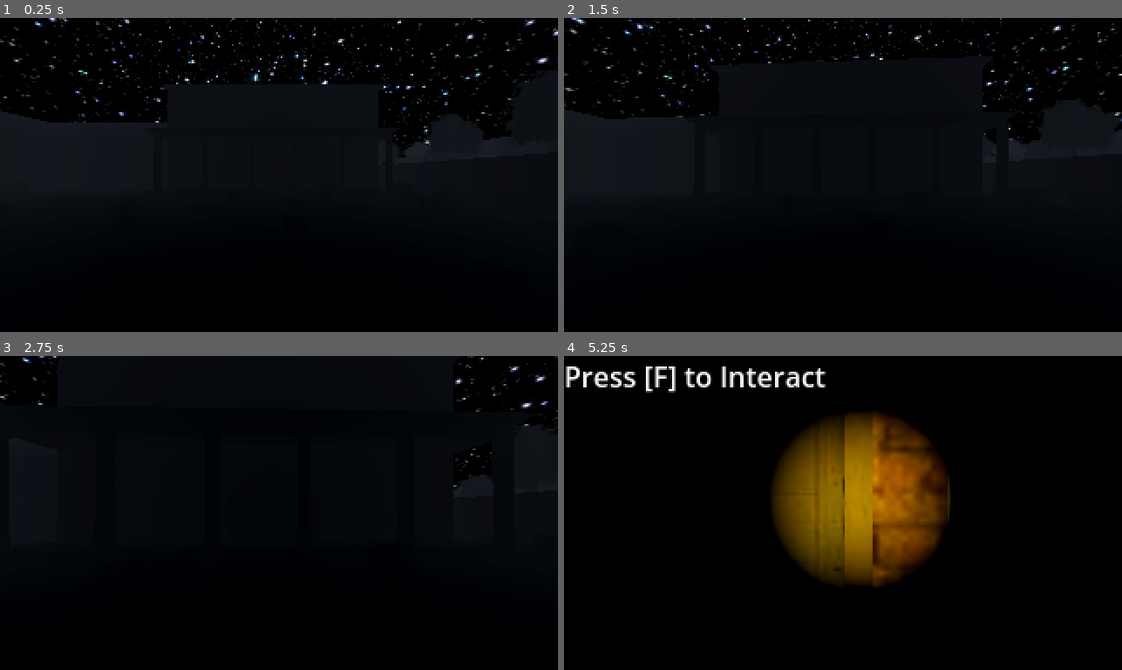
Above: before the commit, frames 1-4 (two rows, left to right).
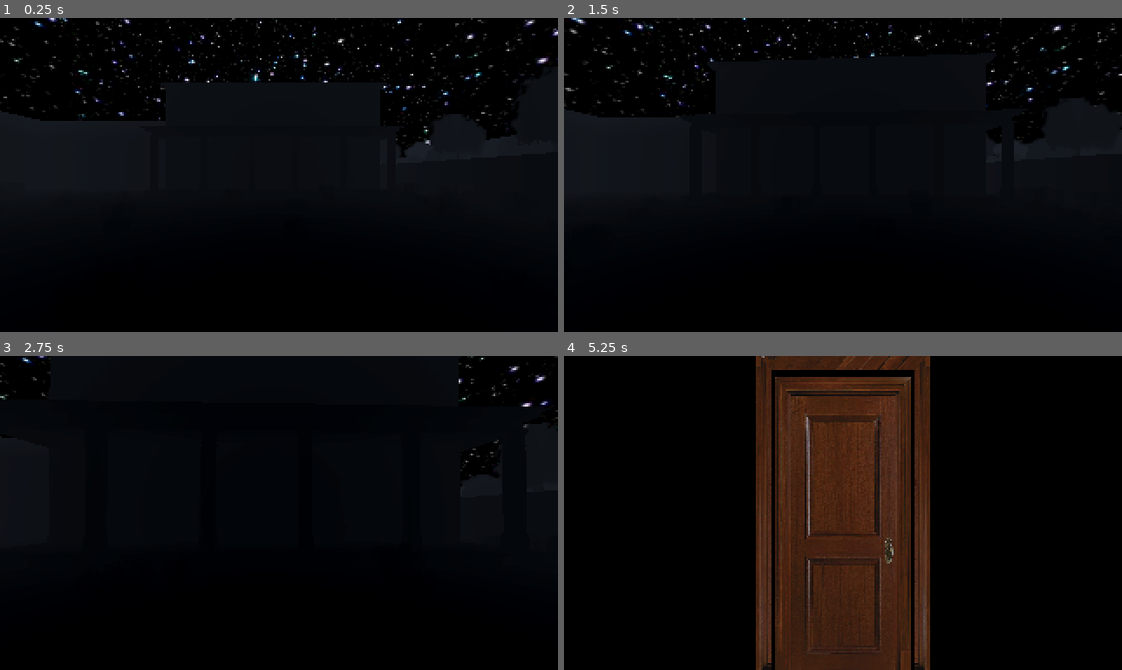
Above: after the commit, the same moments.

Repository: vekim00100/Personal-Prototype
Game: Godot game, scene res://World/entrance.tscn
Two runs of this game, one before a commit and one after it. Both use one fixed random seed, a clock stepped at 60 frames per second and the inputs below. The engine's default icon, where the game draws it, is replaced by a stand-in: a white triangle on a blue panel in a dark square.
Inputs (mouse positions are in pixels of both pictures, inside the frame that each line leads up to):
- Up to frame 1 (0.25 s): no input
- Up to frame 2 (1.5 s): move the mouse to (870, 175) at 0.52 s; hold W (forward) from 0.53 s (still down); tap F (interact) at 0.6, 1.35 s; tap Space (jump) at 0.77 s; move the mouse to (815, 175) at 1.27 s
- Up to frame 3 (2.75 s): keep holding W (forward); tap Space (jump) at 1.52 s; move the mouse to (290, 506) at 2.02 s; tap F (interact) at 2.1 s
- Up to frame 4 (5.25 s): keep holding W (forward); move the mouse to (837, 519) at 2.77 s; tap F (interact) at 2.85, 3.6, 4.35, 5, 5.1 s; tap Space (jump) at 3.02, 3.77, 4.52 s; move the mouse to (887, 516) at 3.52 s; move the mouse to (798, 509) at 4.27 s; move the mouse to (848, 513) at 5.02 s

The runs differ from the first frame. In frame 1, 0.1% of the frame differs, in the area x 8-95%, y 20-40%; in frame 2, 0.1%; in frame 3, less than 0.1%; in frame 4, 29%, in the area x 0-70%, y 0-100%.

Commit message:
Initialized House Scene

Diff:
--- a/Player/Player.tscn
+++ b/Player/Player.tscn
@@ -23,6 +23,7 @@
 script = ExtResource("2_bysxj")
 
 [node name="Camera3D" type="Camera3D" parent="head"]
+transform = Transform3D(1, 0, 0, 0, 1, 0, 0, 0, 1, 0, 0, -0.444173)
 
 [node name="SpotLight3D" type="SpotLight3D" parent="head/Camera3D"]
 transform = Transform3D(1, 0, 0, 0, 1, 0, 0, 0, 1, 0.109614, 0.0814125, -0.509349)
--- a/World/entrance.tscn
+++ b/World/entrance.tscn
@@ -7,19 +7,19 @@
 [ext_resource type="PackedScene" uid="uid://cc7pvlbefa08w" path="res://assets/map.fbx" id="4_sa1x4"]
 
 [sub_resource type="BoxShape3D" id="BoxShape3D_44e5x"]
-size = Vector3(1.60089, 3.46436, 1)
+size = Vector3(1.60089, 3.46436, 2.8114)
 
 [sub_resource type="LabelSettings" id="LabelSettings_e5xrc"]
 
 [sub_resource type="PanoramaSkyMaterial" id="PanoramaSkyMaterial_7hsy4"]
 panorama = ExtResource("1_hets1")
 
-[sub_resource type="Sky" id="Sky_icoyw"]
+[sub_resource type="Sky" id="Sky_7dgcs"]
 sky_material = SubResource("PanoramaSkyMaterial_7hsy4")
 
 [sub_resource type="Environment" id="Environment_01oh1"]
 background_mode = 2
-sky = SubResource("Sky_icoyw")
+sky = SubResource("Sky_7dgcs")
 tonemap_mode = 2
 glow_enabled = true
 fog_enabled = true
@@ -42,12 +42,14 @@
 [node name="Area3D" type="Area3D" parent="."]
 
 [node name="CollisionShape3D" type="CollisionShape3D" parent="Area3D"]
-transform = Transform3D(1, 0, 0, 0, 1, 0, 0, 0, 1, 0.131345, -2.532, -22.323)
+transform = Transform3D(1, 0, 0, 0, 1, 0, 0, 0, 1, 0.131345, -2.532, -21.4173)
 shape = SubResource("BoxShape3D_44e5x")
 
 [node name="PressFLabel" type="Label" parent="."]
-offset_right = 151.0
-offset_bottom = 23.0
+offset_left = 89.0
+offset_top = 77.0
+offset_right = 240.0
+offset_bottom = 100.0
 text = "Press [F] to Interact"
 label_settings = SubResource("LabelSettings_e5xrc")
 horizontal_alignment = 1
--- /dev/null
+++ b/World/house.gd
@@ -0,0 +1,11 @@
+extends Node3D
+
+
+# Called when the node enters the scene tree for the first time.
+func _ready() -> void:
+	pass # Replace with function body.
+
+
+# Called every frame. 'delta' is the elapsed time since the previous frame.
+func _process(delta: float) -> void:
+	pass
--- /dev/null
+++ b/World/house.tscn
@@ -0,0 +1,17 @@
+[gd_scene load_steps=4 format=3 uid="uid://bd1raq85o3oei"]
+
+[ext_resource type="Script" path="res://World/house.gd" id="1_k3bwl"]
+[ext_resource type="PackedScene" uid="uid://cc7pvlbefa08w" path="res://assets/map.fbx" id="1_vhy3r"]
+[ext_resource type="PackedScene" uid="uid://d1abdd6i60pf4" path="res://Player/Player.tscn" id="2_am2qr"]
+
+[node name="house" type="Node3D"]
+script = ExtResource("1_k3bwl")
+
+[node name="Player" parent="." instance=ExtResource("2_am2qr")]
+transform = Transform3D(0.5, 0, 0, 0, 0.5, 0, 0, 0, 0.5, 0.0447605, 2.07932, 0.134072)
+
+[node name="map" parent="." instance=ExtResource("1_vhy3r")]
+transform = Transform3D(1, 0, 0, 0, 1, 0, 0, 0, 1, -14.5, 4.5, 37)
+
+[node name="DirectionalLight3D" type="DirectionalLight3D" parent="."]
+transform = Transform3D(1, 0, 0, 0, 1, 0, 0, 0, 1, -0.126711, 4.13955, 0.612703)
--- a/assets/door.gd
+++ b/assets/door.gd
@@ -1,4 +1,9 @@
 extends Node3D
 
-func ready():
-	get_node("AnimationPlayer").play("door_open")
+func _ready():
+	$AnimationPlayer.play("door_open")
+	$AnimationPlayer.animation_finished.connect(_on_animation_finished)
+
+func _on_animation_finished(anim_name):
+	if anim_name == "door_open":
+		get_tree().change_scene_to_file("res://World/house.tscn")
Not shown, changed: .DS_Store
Not shown, changed: assets/.DS_Store
